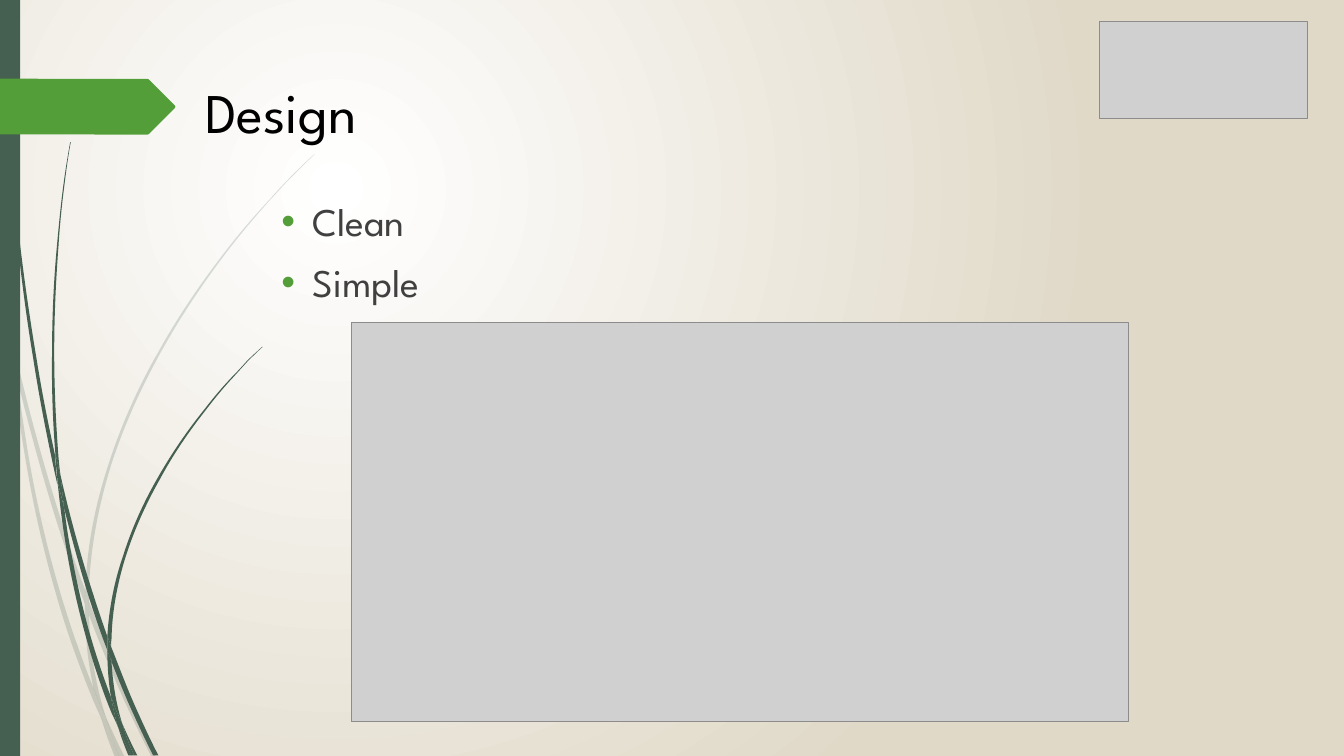
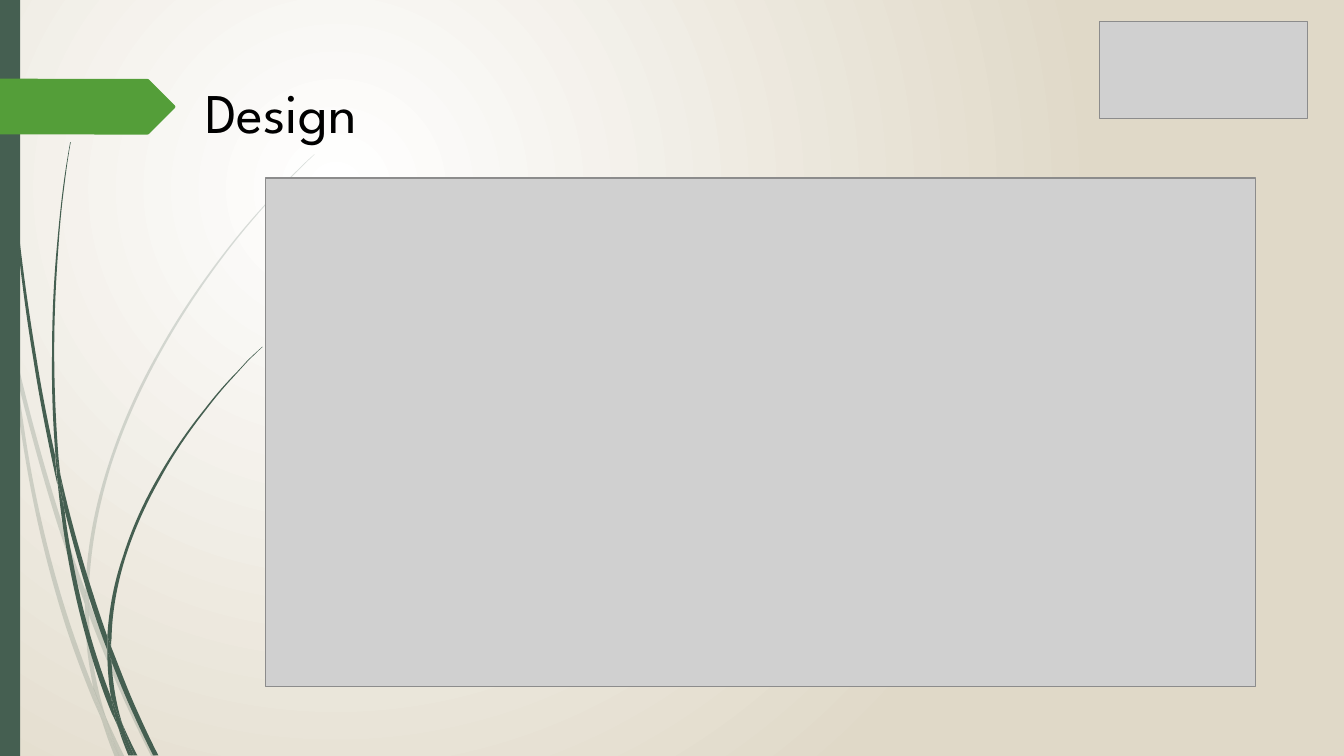
Before and after one commit to ceejayvarias/emoMint, a slide deck: slide 3 of presentation/emoMint.pptx (slide 4 before the commit). Drawn at 1344x756 pixels with LibreOffice and Linux fonts; fonts in the diff are those of the drawing; grey boxes stand for pictures. Boxes give left, top, right and bottom in pixels: in the first picture for what was removed or moved away, otherwise in the second. Text is boxed around its words. In the diff, an @@ line names an element or a change of style, - is before the commit and + after.

```diff
--- a/presentation/emoMint.pptx
+++ b/presentation/emoMint.pptx
@@ picture: place and size @@
-picture at <box>351,322,1129,721</box>
+picture at <box>265,178,1256,688</box>
@@ text removed at <box>313,209,419,305</box> @@
-• Clean
-• Simple
```
Also in this commit, not shown: 4 other slides changed, 1 slide removed, 2 other files.
